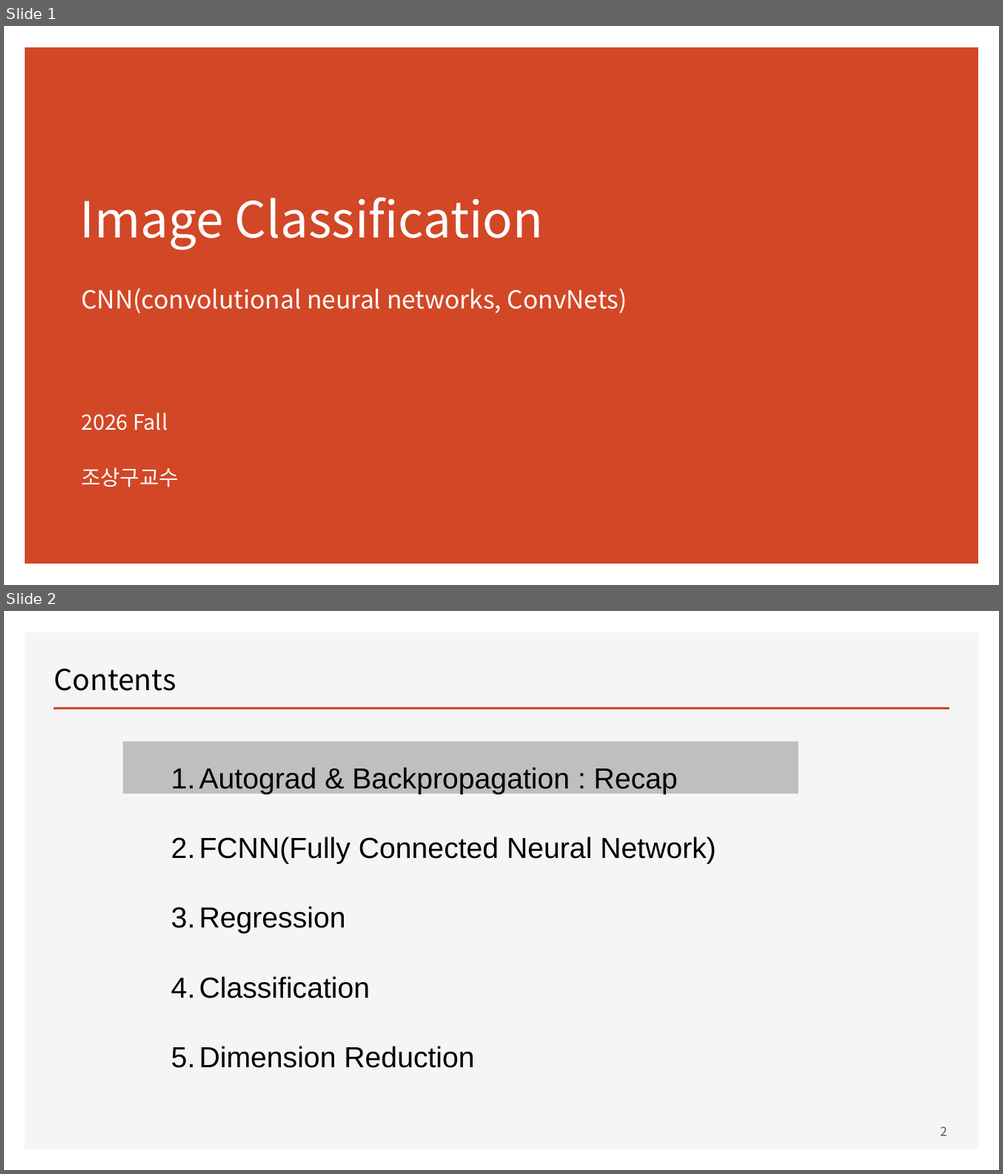
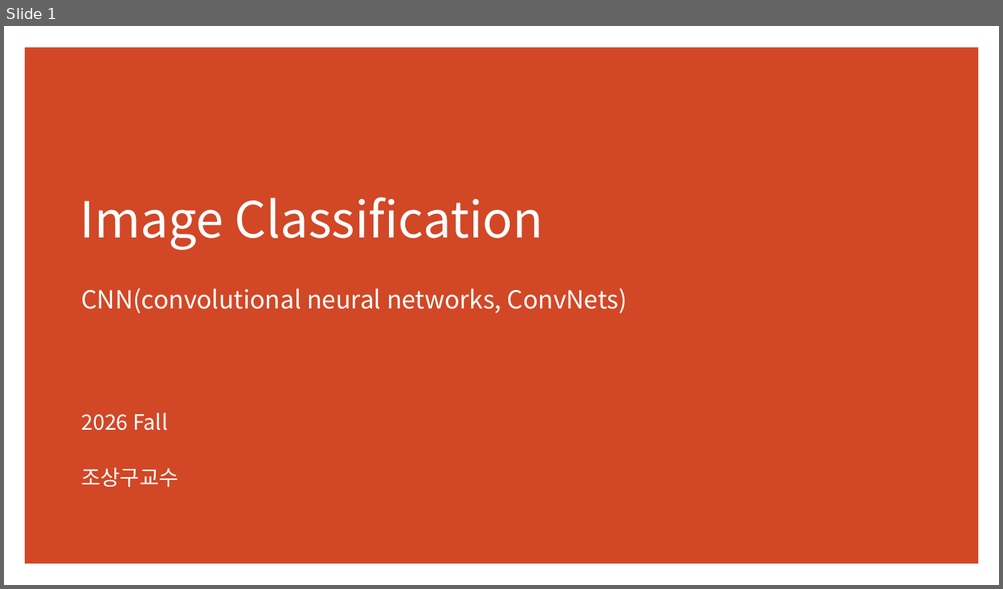
Before and after one commit to ancestor9/2026_Fall_Deep-Learning-with-Python, a slide deck: CNN/CNN.pptx. Shown one above the other, each under a label of ours: slides 1 and 2 before the commit, slide 1 after it. The pictures are 1003x1174 and 1003x589 pixels, drawn with LibreOffice and Linux fonts; fonts in the diff are those of the drawing. Boxes give left, top, right and bottom in pixels: in the first picture for what was removed or moved away, otherwise in the second. Text is boxed around its words. In the diff, an @@ line names an element or a change of style, - is before the commit and + after.

```diff
--- a/CNN/CNN.pptx
+++ b/CNN/CNN.pptx
@@ slide 2 removed at bbox=[4, 611, 999, 1170], background #FFFFFF @@
@@ rectangle removed at bbox=[25, 632, 979, 1150] @@
@@ title removed at bbox=[54, 668, 176, 691] @@
-Contents
@@ line removed from (54, 709) to (949, 709) @@
@@ rectangle removed at bbox=[122, 741, 798, 794] @@
@@ text removed at bbox=[199, 767, 716, 1068] @@
-1. Autograd & Backpropagation : Recap
-2. FCNN(Fully Connected Neural Network)
-3. Regression
-4. Classification
-5. Dimension Reduction
@@ page number removed at bbox=[940, 1127, 947, 1136] @@
-2
```
Also in this commit, not shown: 12 slides changed, 11 slides added, 6 other slides removed.
